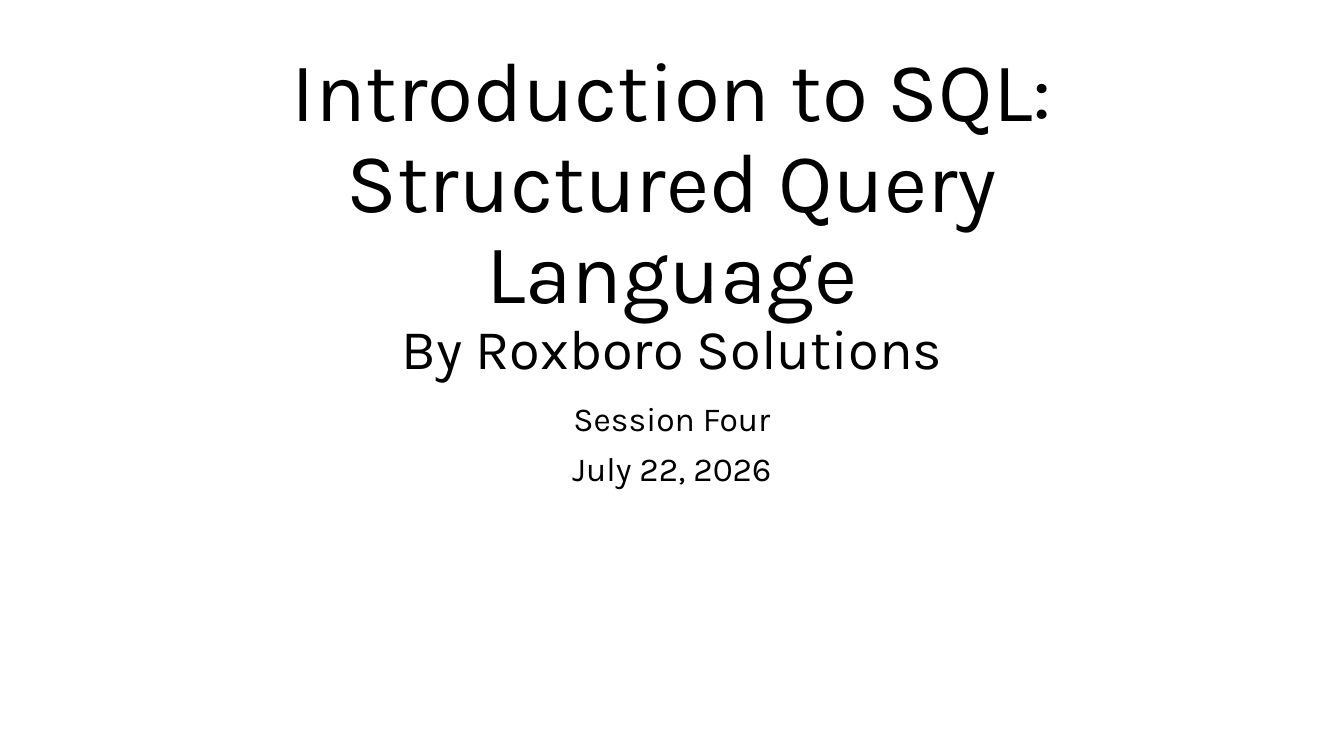
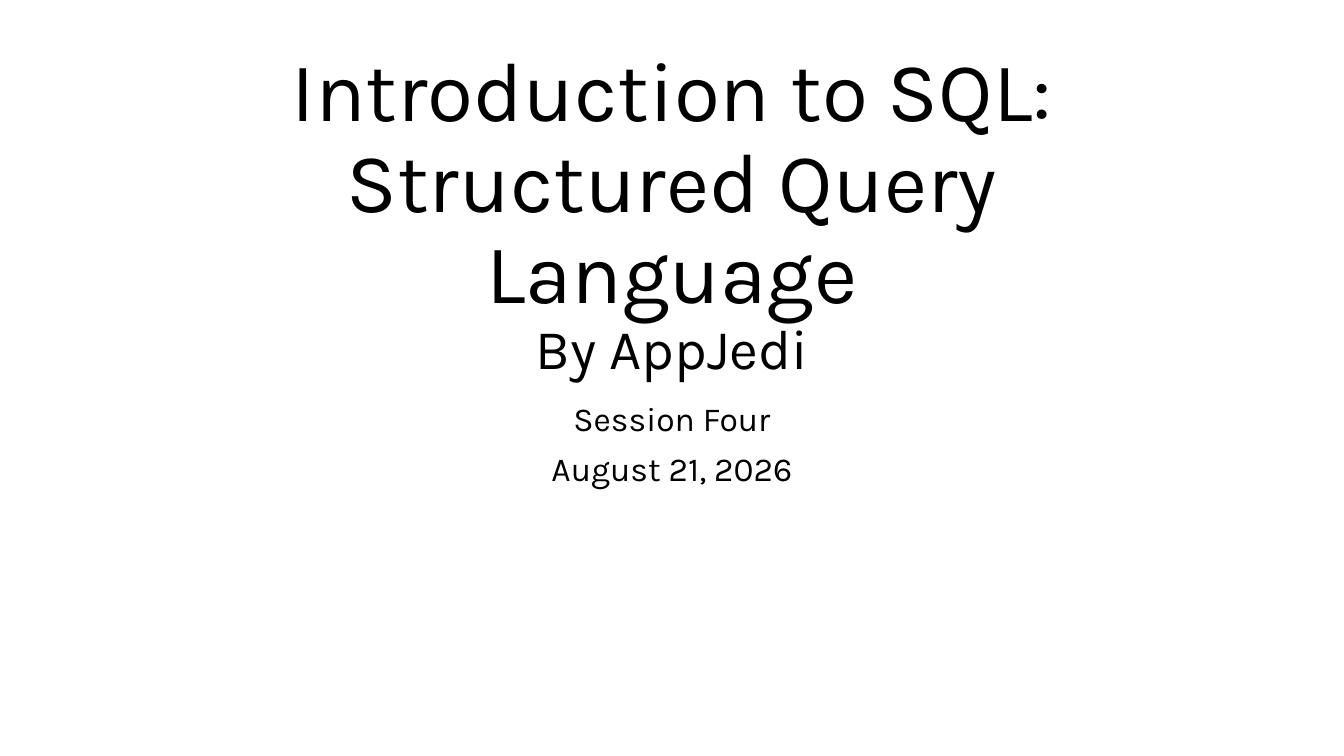
Before and after one commit to appjedi/youtube, a slide deck: slide 1 of SQL/Intro To SQL Day 4.pptx. Drawn at 1344x756 pixels with LibreOffice and Linux fonts; fonts in the diff are those of the drawing. Boxes give left, top, right and bottom in pixels: in the first picture for what was removed or moved away, otherwise in the second. Text is boxed around its words. In the diff, an @@ line names an element or a change of style, - is before the commit and + after.

```diff
--- a/SQL/Intro To SQL Day 4.pptx
+++ b/SQL/Intro To SQL Day 4.pptx
@@ title at (292, 63, 1052, 383): text changed @@
-Introduction to SQL: Structured Query Language
-By Roxboro Solutions
+Introduction to SQL: Structured Query Language
+By AppJedi
@@ subtitle at (551, 459, 792, 490): text changed @@
-July 22, 2026
+August 21, 2026
```
Also in this commit, not shown: 2 other slides changed, 3 other files.
